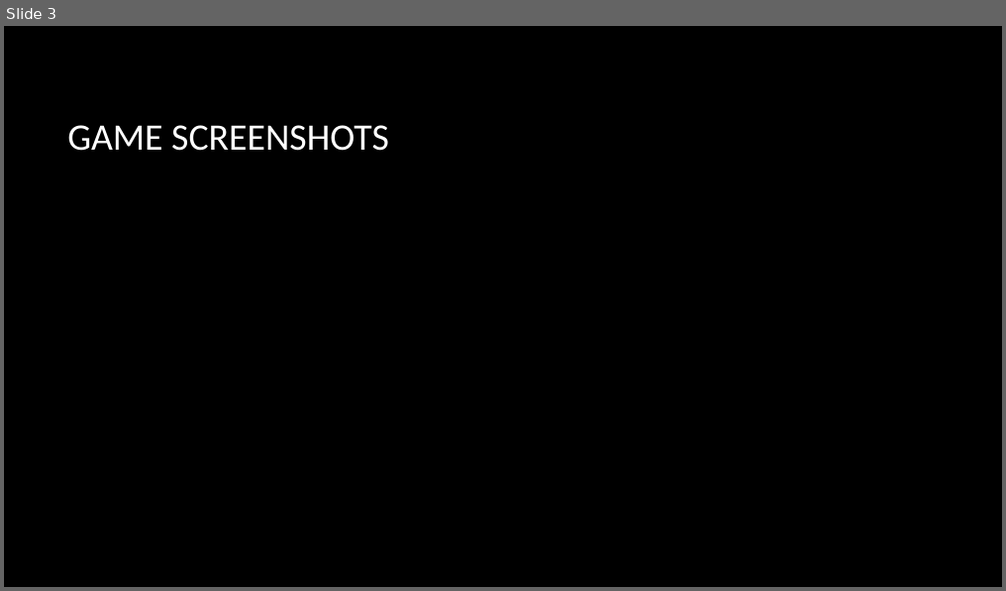
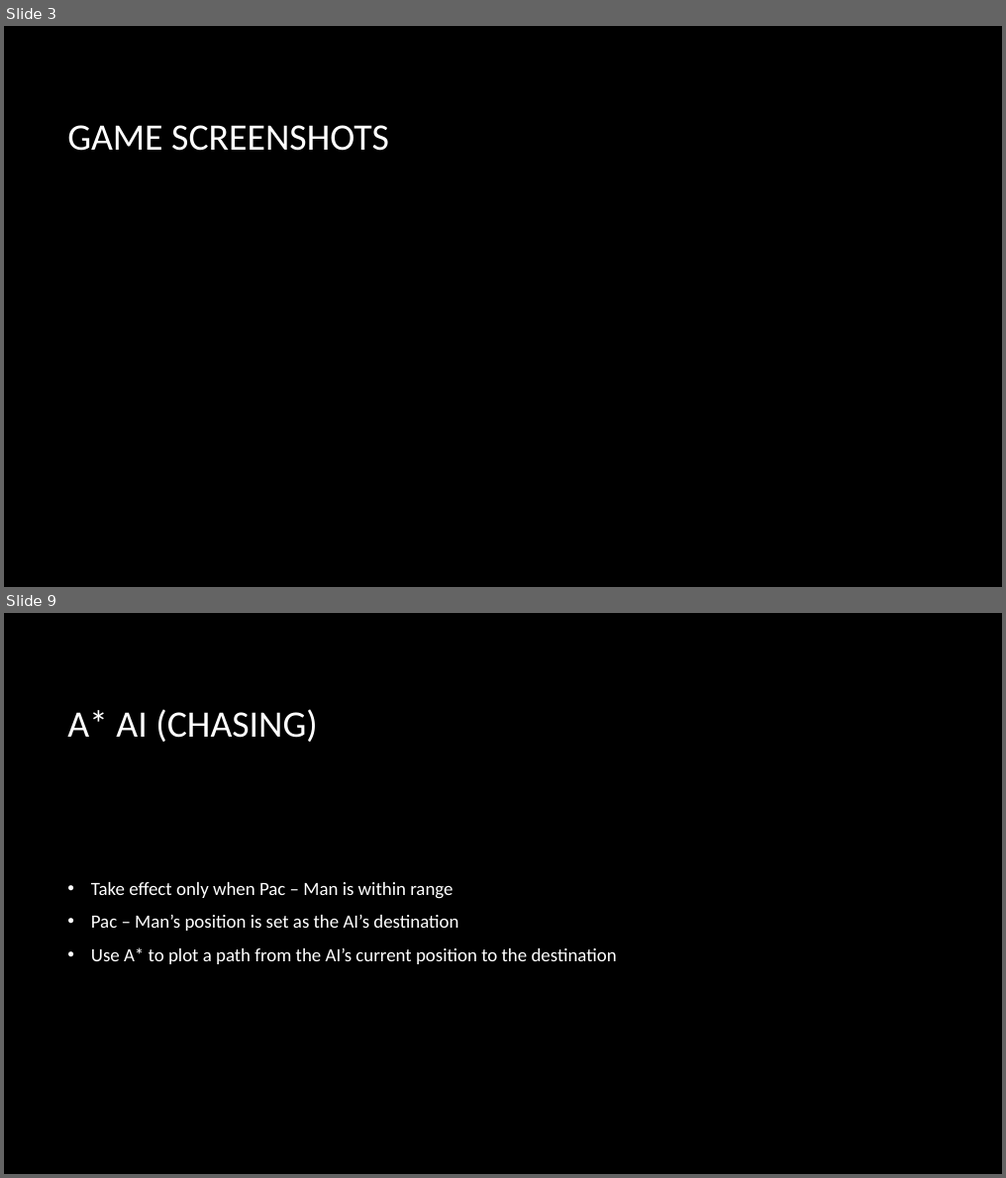
Before and after one commit to Lexzt/finlandai, a slide deck: Documentations/Pacman Revised.pptx. Shown one above the other, each under a label of ours: slide 3 before the commit, slides 3 and 9 after it; the slides between them are not shown. The pictures are 1006x591 and 1006x1178 pixels, drawn with LibreOffice and Linux fonts; fonts in the diff are those of the drawing; background and template pictures are left out. Boxes give left, top, right and bottom in pixels: in the first picture for what was removed or moved away, otherwise in the second. Text is boxed around its words. In the diff, an @@ line names an element or a change of style, - is before the commit and + after.

```diff
--- a/Documentations/Pacman Revised.pptx
+++ b/Documentations/Pacman Revised.pptx
@@ slide 9 added at (4,613,1002,1174), background picture (left out) @@
@@ title added at (67,709,317,742), 36 pt, text #FFFFFF @@
+A* AI (CHASING)
@@ text added at (91,882,617,964), 18 pt, text #FFFFFF @@
+• Take effect only when Pac – Man is within range
+• Pac – Man’s position is set as the AI’s destination
+• Use A* to plot a path from the AI’s current position to the destination
```
Also in this commit, not shown: 3 slides changed, 3 other slides added, 1 slide removed, 1 other file.
